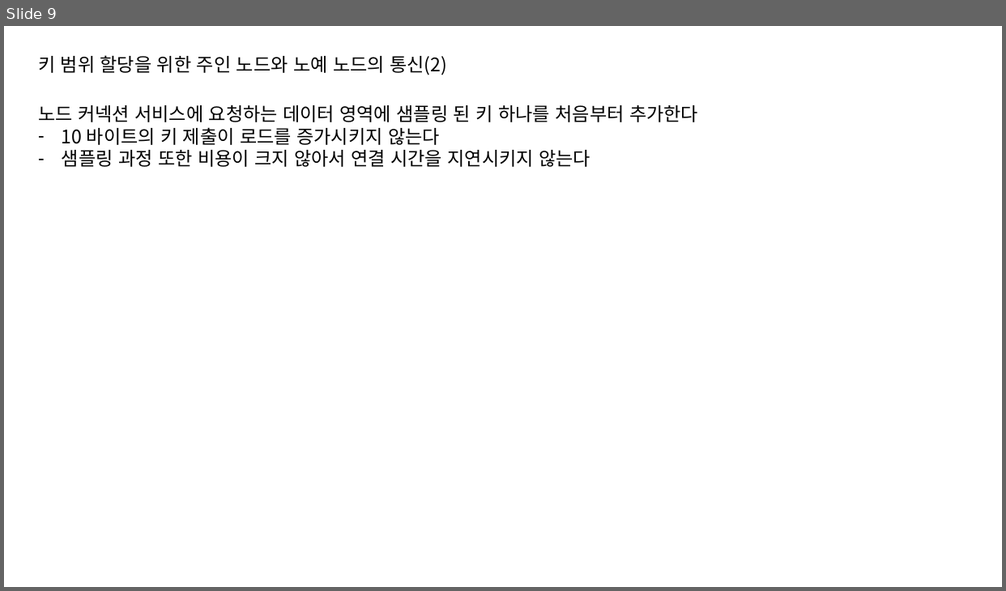
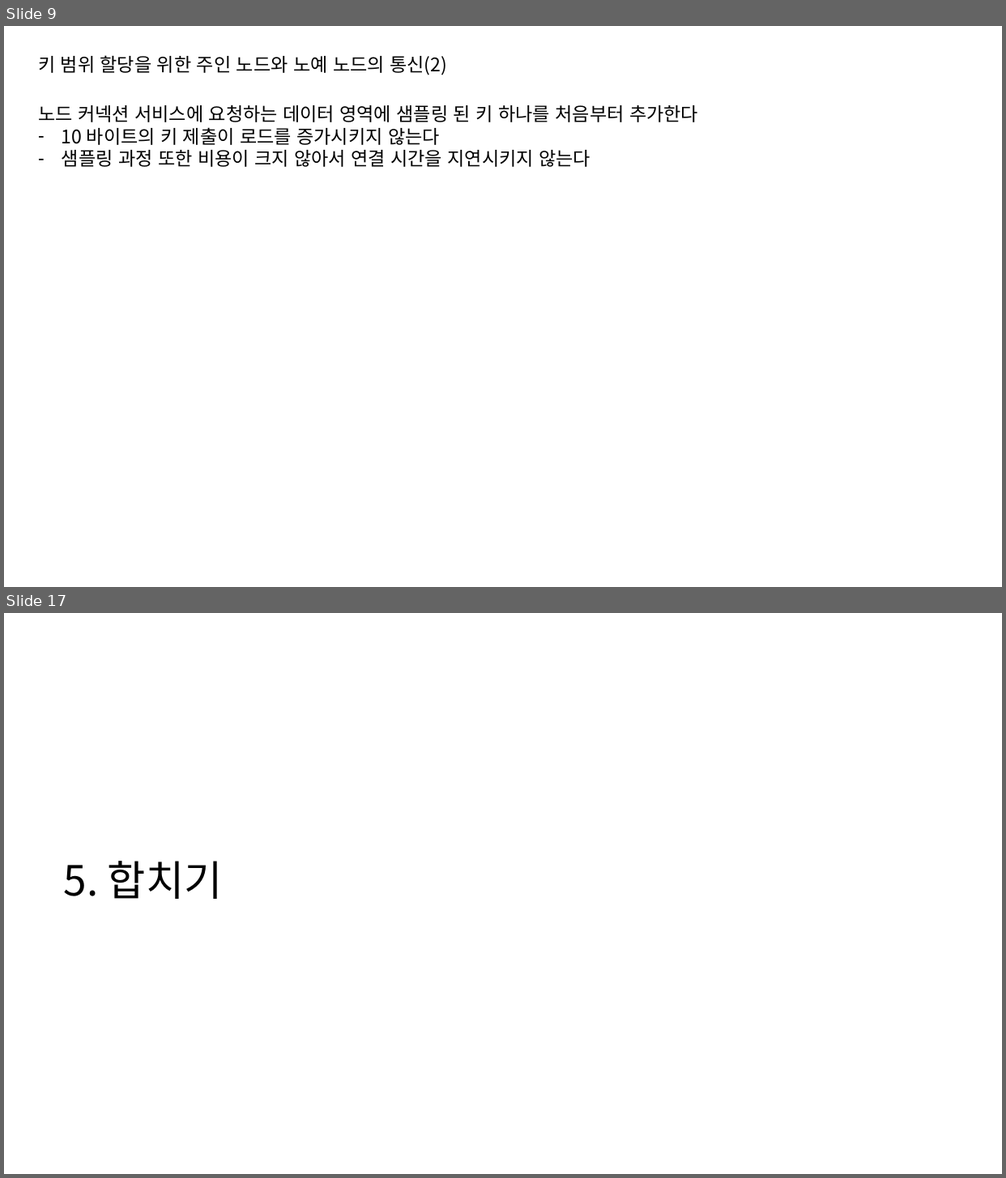
Before and after one commit to HoOngEe/cs434-doc, a slide deck: Design.pptx. Shown one above the other, each under a label of ours: slide 9 before the commit, slides 9 and 17 after it; the slides between them are not shown. The pictures are 1006x591 and 1006x1178 pixels, drawn with LibreOffice and Linux fonts; fonts in the diff are those of the drawing. Boxes give left, top, right and bottom in pixels: in the first picture for what was removed or moved away, otherwise in the second. Text is boxed around its words. In the diff, an @@ line names an element or a change of style, - is before the commit and + after.

```diff
--- a/Design.pptx
+++ b/Design.pptx
@@ slide 17 added at (x1=4, y1=613, x2=1002, y2=1174), background #FFFFFF @@
@@ text added at (x1=64, y1=861, x2=223, y2=899), 40 pt, text #000000 @@
+5. 합치기
```
Also in this commit, not shown: 1 slide changed, 9 other slides added.
